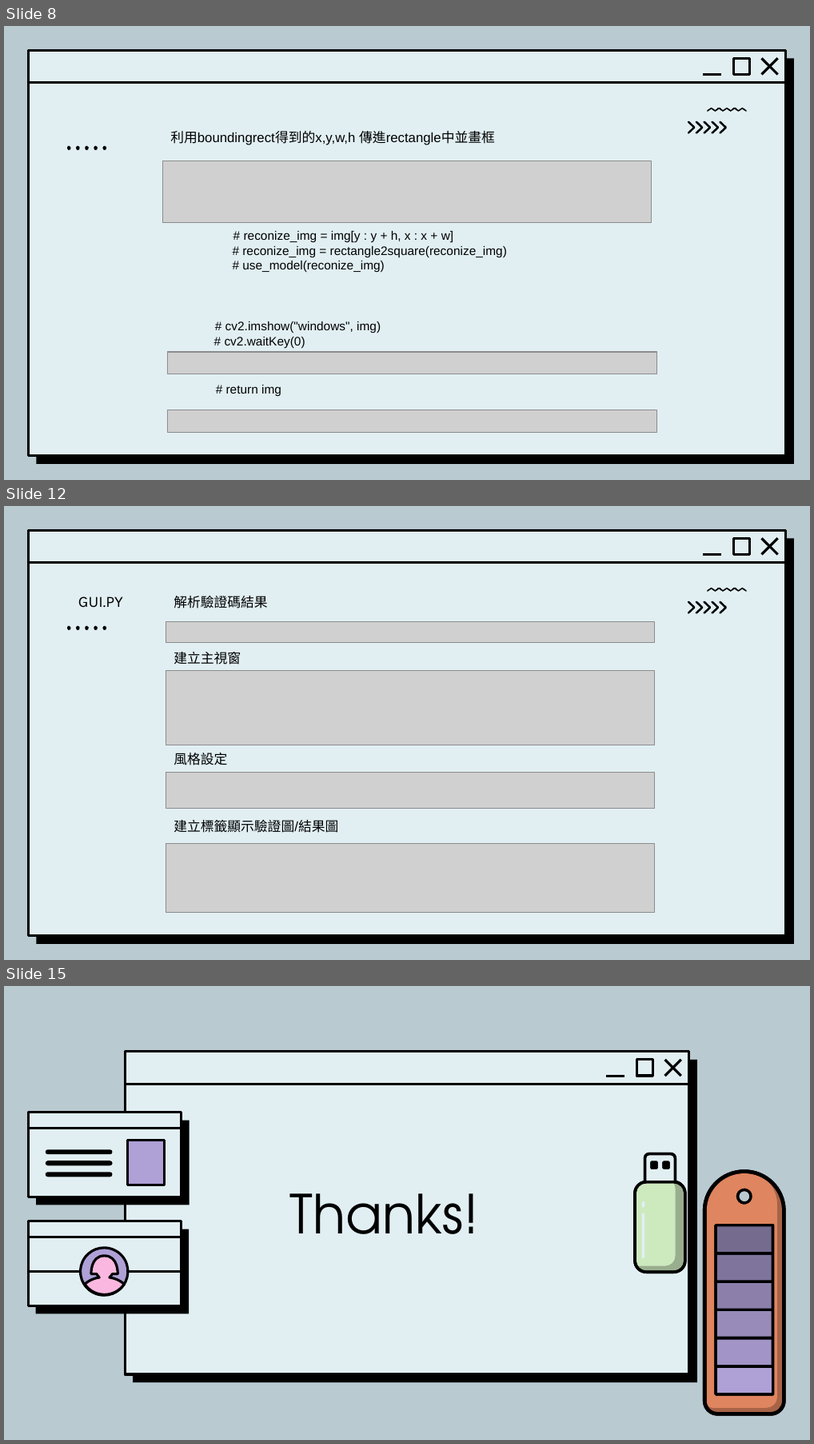
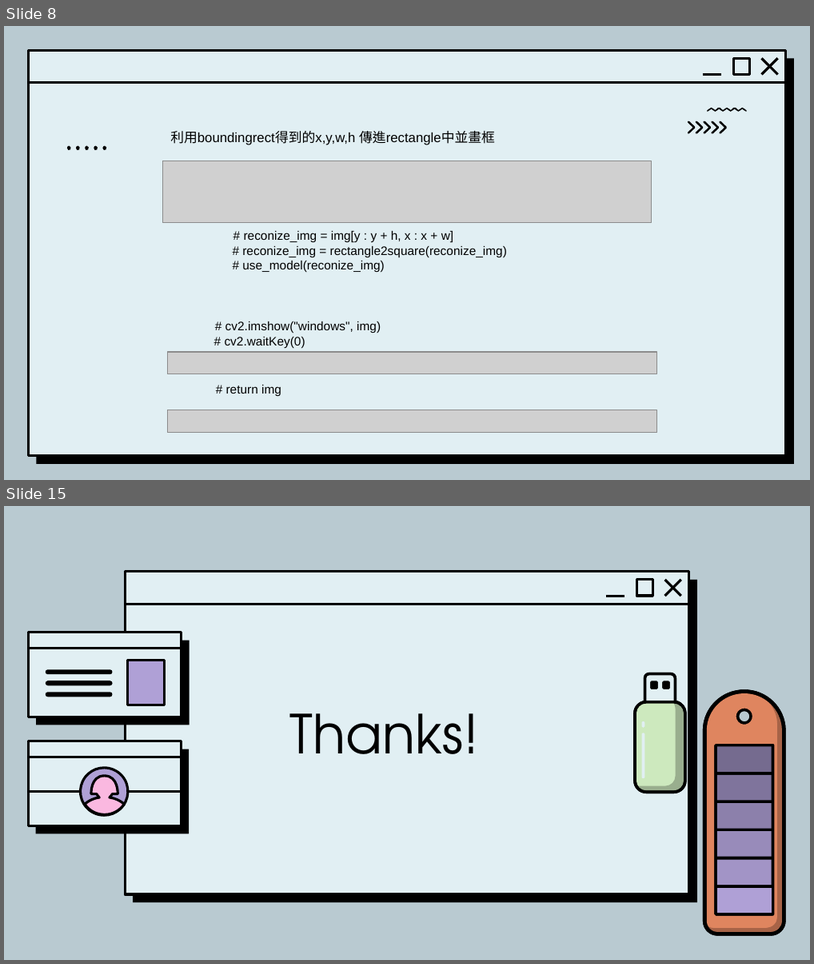
Before and after one commit to JFY1104/Multimedia_Project, a slide deck: 多媒體-驗證碼解析.pptx. Shown one above the other, each under a label of ours: slides 8, 12 and 15 before the commit, slides 8 and 15 after it; the slides between them are not shown. The pictures are 814x1444 and 814x964 pixels, drawn with LibreOffice and Linux fonts; fonts in the diff are those of the drawing; grey boxes stand for pictures; background and template pictures are left out. Boxes give left, top, right and bottom in pixels: in the first picture for what was removed or moved away, otherwise in the second. Text is boxed around its words. In the diff, an @@ line names an element or a change of style, - is before the commit and + after.

```diff
--- a/多媒體-驗證碼解析.pptx
+++ b/多媒體-驗證碼解析.pptx
@@ slide 12 removed at (x1=4, y1=506, x2=810, y2=960), background #B9CAD1; not listed: 7 template elements that a slide beside it also shows @@
@@ text removed at (x1=78, y1=596, x2=123, y2=608) @@
-GUI.PY
@@ text removed at (x1=174, y1=596, x2=267, y2=608) @@
-解析驗證碼結果
@@ freeform shape removed at (x1=687, y1=600, x2=727, y2=615) @@
@@ freeform shape removed at (x1=707, y1=587, x2=747, y2=592) @@
@@ freeform shape removed at (x1=67, y1=625, x2=107, y2=631) @@
@@ picture removed at (x1=166, y1=621, x2=655, y2=643) @@
@@ picture removed at (x1=166, y1=671, x2=655, y2=744) @@
@@ text removed at (x1=174, y1=652, x2=241, y2=664) @@
-建立主視窗
@@ text removed at (x1=174, y1=752, x2=227, y2=765) @@
-風格設定
@@ picture removed at (x1=166, y1=772, x2=655, y2=808) @@
@@ text removed at (x1=174, y1=820, x2=338, y2=832) @@
-建立標籤顯示驗證圖/結果圖
@@ picture removed at (x1=166, y1=843, x2=655, y2=912) @@
```
Also in this commit, not shown: 5 slides changed, 1 slide added.
